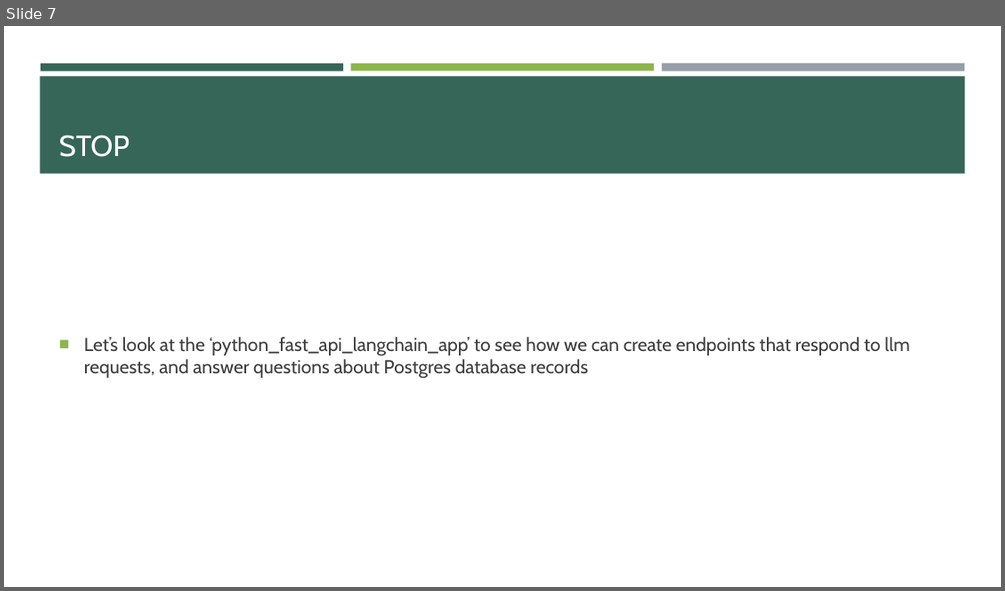
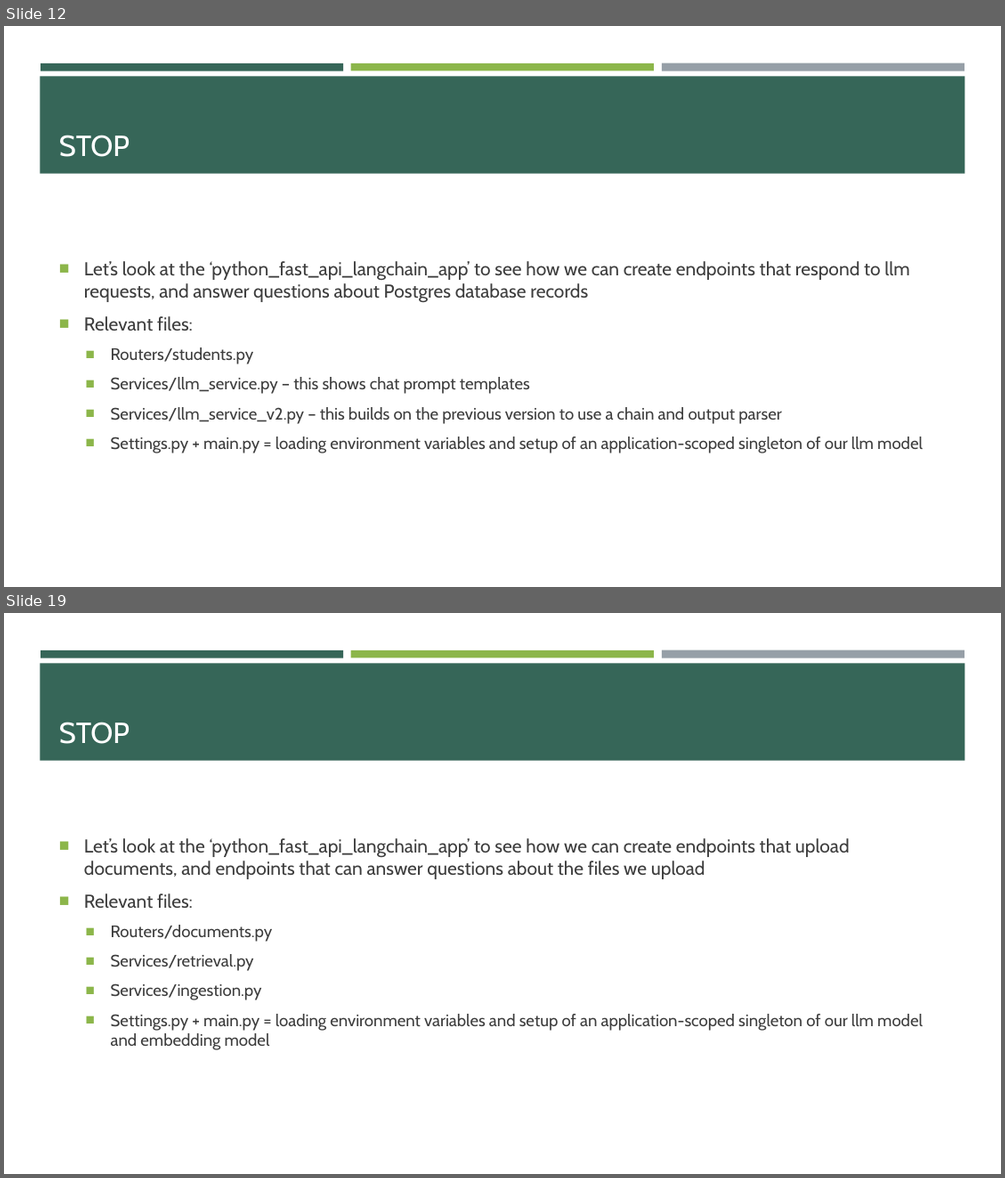
Before and after one commit to e-m-wilson/java-fs, a slide deck: Week_11/langchain.pptx. Shown one above the other, each under a label of ours: slide 7 before the commit, slides 12 and 19 after it; the slides between them are not shown. The pictures are 1005x591 and 1005x1178 pixels, drawn with LibreOffice and Linux fonts; fonts in the diff are those of the drawing. Boxes give left, top, right and bottom in pixels: in the first picture for what was removed or moved away, otherwise in the second. Text is boxed around its words. In the diff, an @@ line names an element or a change of style, - is before the commit and + after.

```diff
--- a/Week_11/langchain.pptx
+++ b/Week_11/langchain.pptx
@@ slide 19 added at [4,613,1001,1174], background #FFFFFF; not listed: 4 template elements that a slide beside it also shows @@
@@ title added at [59,722,129,744], 28 pt, text #FFFFFF @@
+STOP
@@ text added at [84,838,922,1050], 16 pt, text #3D3D3D @@
+■ Let’s look at the ‘python_fast_api_langchain_app’ to see how we can create endpoints that upload documents, and endpoints that can answer questions about the files we upload
+■ Relevant files:
+  ■ Routers/documents.py
+  ■ Services/retrieval.py
+  ■ Services/ingestion.py
+  ■ Settings.py + main.py = loading environment variables and setup of an application-scoped singleton of our llm model and embedding model
@@ what was slide 7 is now slide 12 @@
@@ slide 12 changed as well @@
@@ text at [84,316,922,453]: paragraphs added @@
+■ Relevant files:
+  ■ Routers/students.py
+  ■ Services/llm_service.py – this shows chat prompt templates
+  ■ Services/llm_service_v2.py – this builds on the previous version to use a chain and output parser
+  ■ Settings.py + main.py = loading environment variables and setup of an application-scoped singleton of our llm model
```
Also in this commit, not shown: 11 other slides added, 18 other files.
